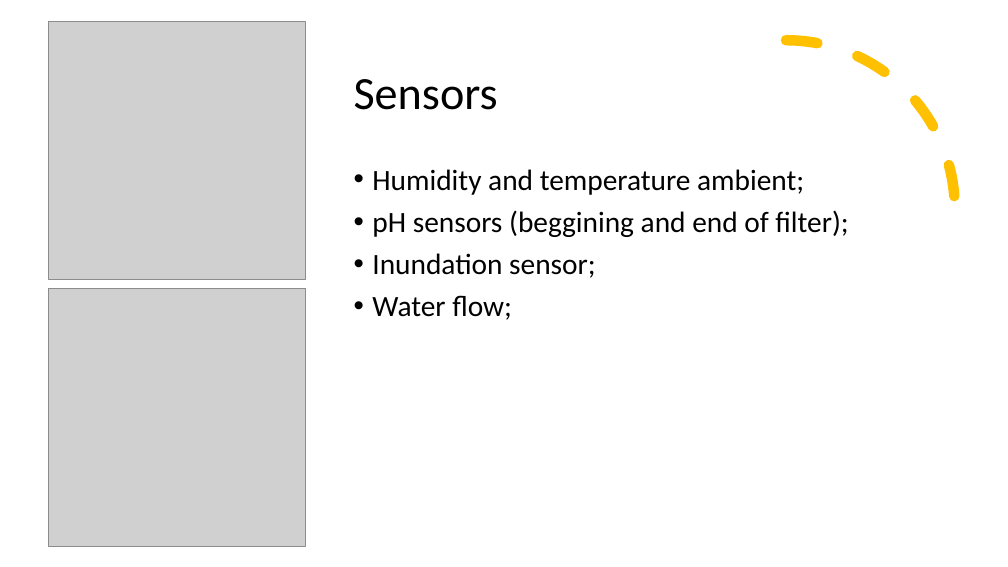
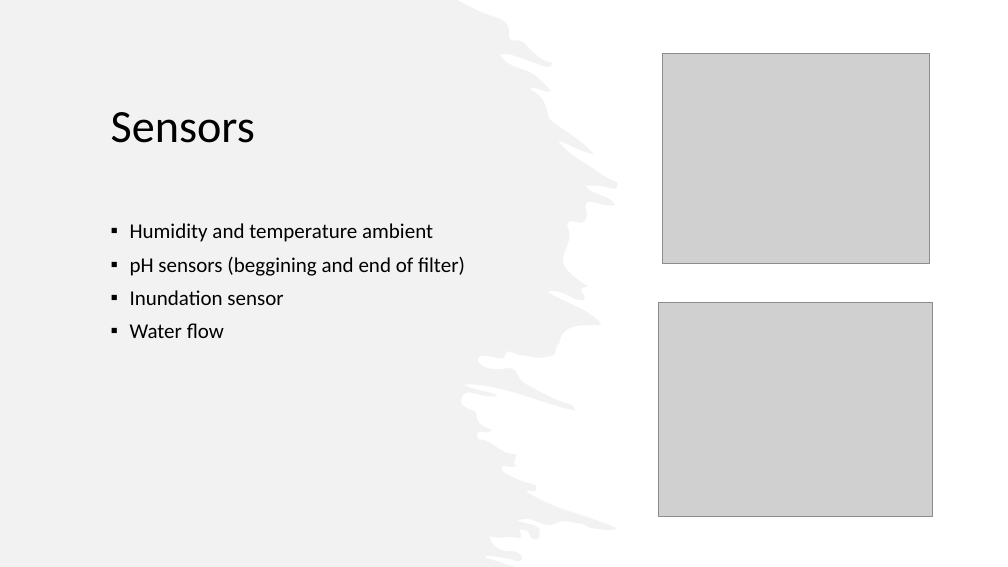
Before and after one commit to MiguelRocha2001/PS-Monitor-IoT-System, a slide deck: slide 9 of Presentation/Presentation.pptx (slide 3 before the commit). Drawn at 1008x567 pixels with LibreOffice and Linux fonts; fonts in the diff are those of the drawing; grey boxes stand for pictures. Boxes give left, top, right and bottom in pixels: in the first picture for what was removed or moved away, otherwise in the second. Text is boxed around its words. In the diff, an @@ line names an element or a change of style, - is before the commit and + after.

```diff
--- a/Presentation/Presentation.pptx
+++ b/Presentation/Presentation.pptx
@@ freeform shape added at (0,0,618,567), fill #E7E6E6 at 50% opacity @@
@@ title "Sensors": place and size @@
-title "Sensors" at (354,79,498,110)
+title "Sensors" at (111,112,255,143)
@@ arc (boxed as its full ellipse) removed at (617,40,955,378) @@
@@ picture: place and size @@
-picture at (48,21,306,279)
+picture at (662,53,929,263)
@@ text at (130,223,465,338): text changed; size 28 to 20 pt @@
-• Humidity and temperature ambient;
-• pH sensors (beggining and end of filter);
-• Inundation sensor;
-• Water flow;
+▪ Humidity and temperature ambient
+▪ pH sensors (beggining and end of filter)
+▪ Inundation sensor
+▪ Water flow
@@ picture: place and size @@
-picture at (48,288,306,546)
+picture at (659,302,933,516)
```
Also in this commit, not shown: 2 other slides changed, 14 slides added, 20 other files.
